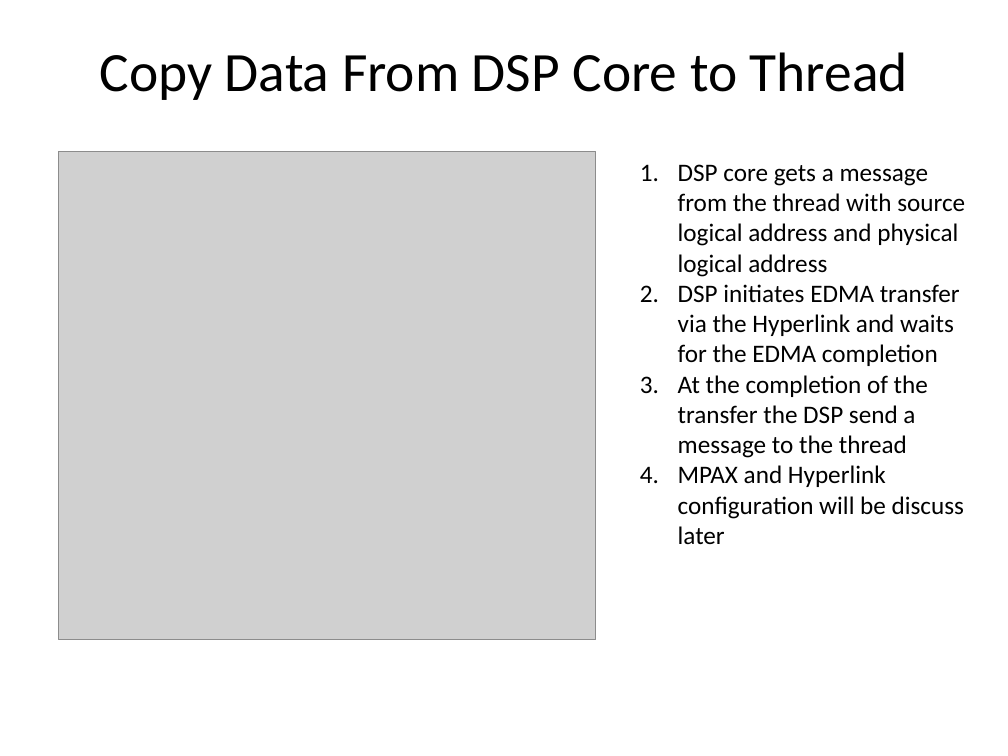
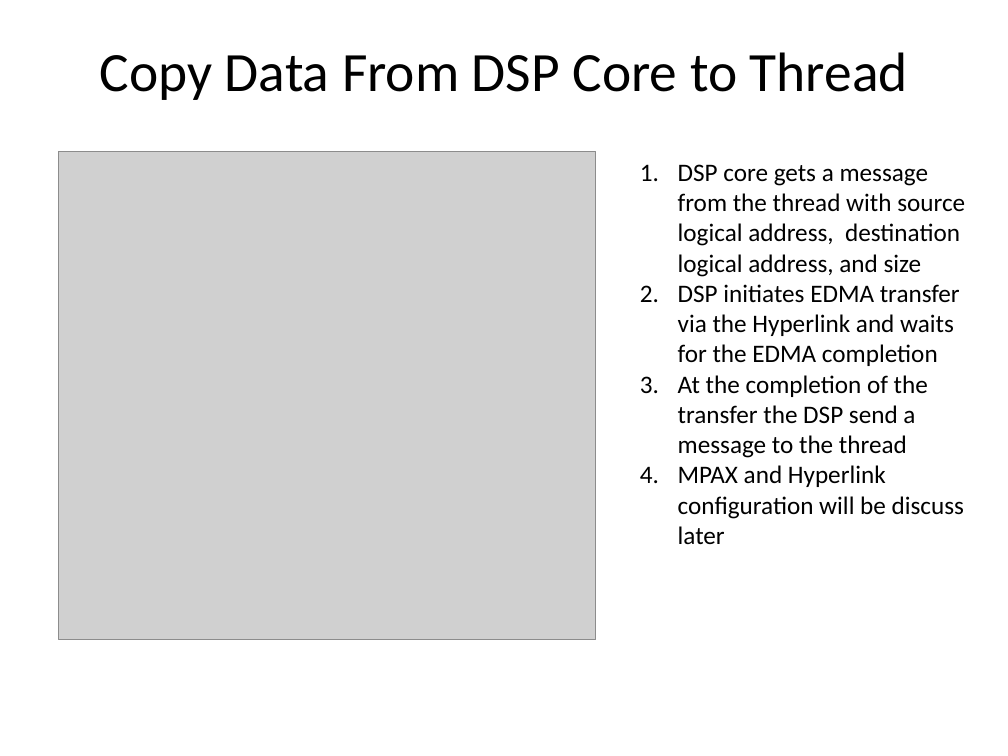
Before and after one commit to hari1989/keystone-workshop, a slide deck: slide 11 of preliminary/Working/presentations/Implementation_of_ProDrive_Model.pptx (slide 10 before the commit). Drawn at 1008x756 pixels with LibreOffice and Linux fonts; fonts in the diff are those of the drawing; grey boxes stand for pictures. Boxes give left, top, right and bottom in pixels: in the first picture for what was removed or moved away, otherwise in the second. Text is boxed around its words. In the diff, an @@ line names an element or a change of style, - is before the commit and + after.

```diff
--- a/preliminary/Working/presentations/Implementation_of_ProDrive_Model.pptx
+++ b/preliminary/Working/presentations/Implementation_of_ProDrive_Model.pptx
@@ text at box(678, 164, 965, 277): text changed @@
-1. DSP core gets a message from the thread with source logical address and physical logical address
+1. DSP core gets a message from the thread with source logical address, destination logical address, and size
```
Also in this commit, not shown: 21 other slides changed, 34 slides added.
